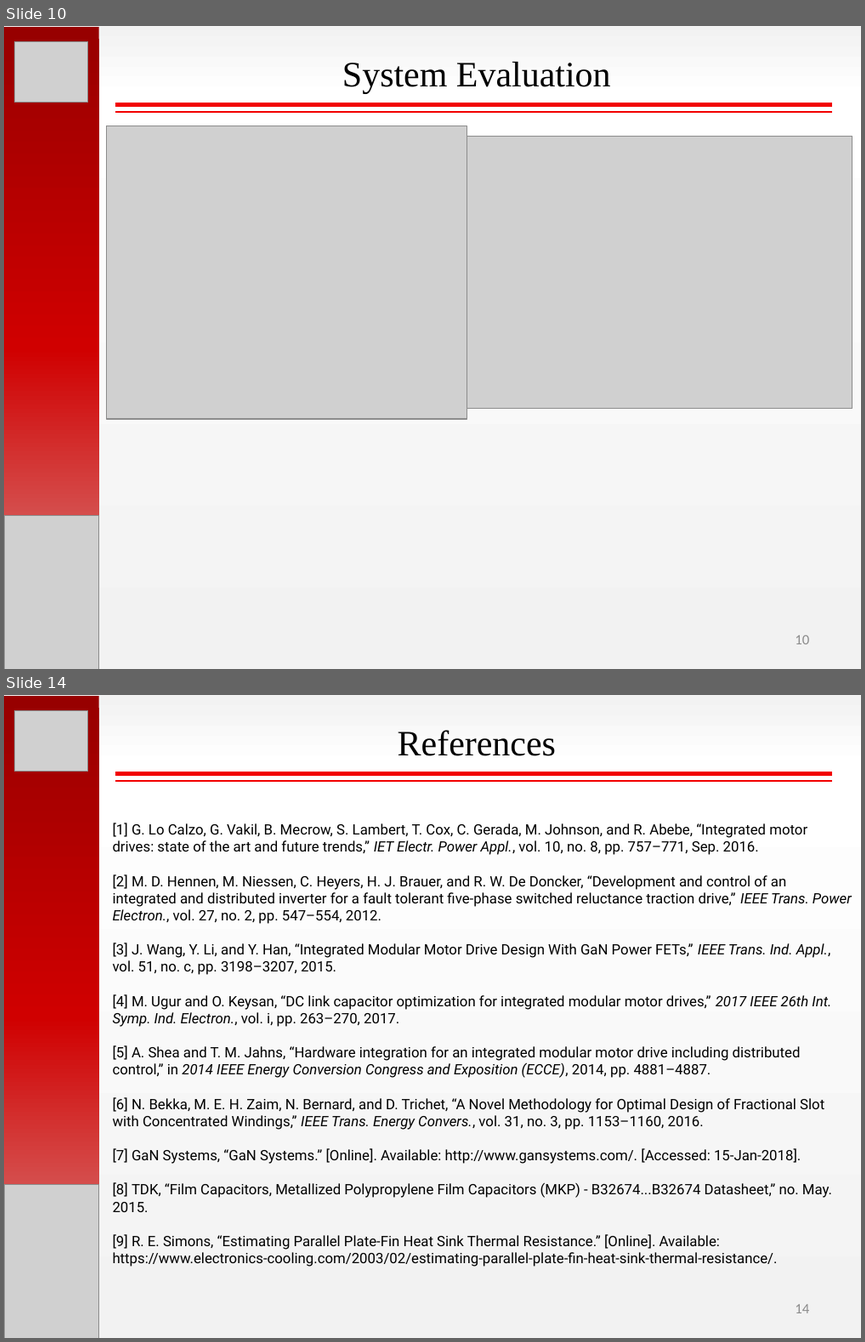
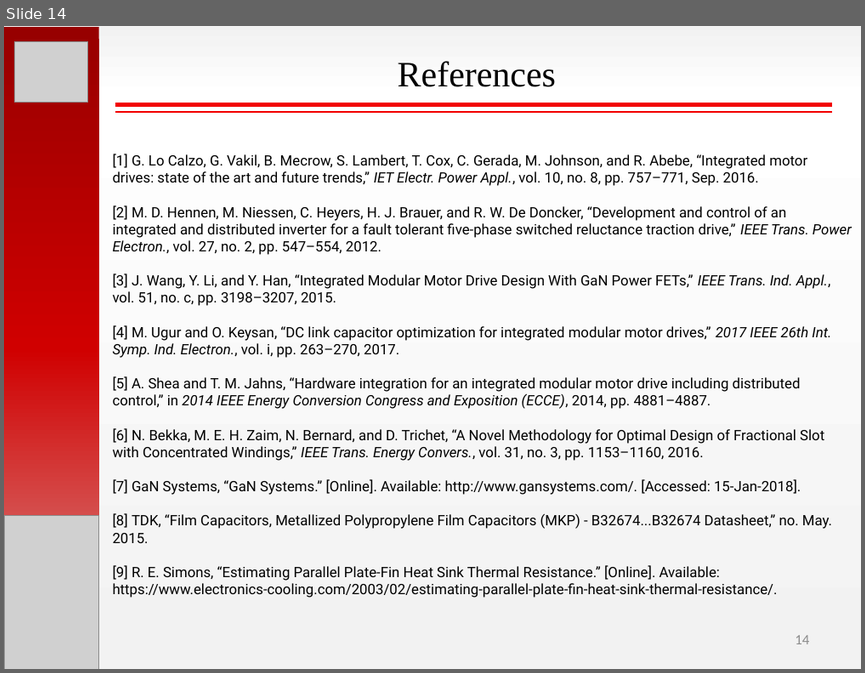
Before and after one commit to hakanpolat/IMMD, a slide deck: Paper/PEMD 2018/Presentation/PEMD2018_OralPres_Mesut_Uğur.pptx. Shown one above the other, each under a label of ours: slides 10 and 14 before the commit, slide 14 after it; the slides between them are not shown. The pictures are 865x1342 and 865x673 pixels, drawn with LibreOffice and Linux fonts; fonts in the diff are those of the drawing; grey boxes stand for pictures. Boxes give left, top, right and bottom in pixels: in the first picture for what was removed or moved away, otherwise in the second. Text is boxed around its words. In the diff, an @@ line names an element or a change of style, - is before the commit and + after.

```diff
--- a/Paper/PEMD 2018/Presentation/PEMD2018_OralPres_Mesut_Uğur.pptx
+++ b/Paper/PEMD 2018/Presentation/PEMD2018_OralPres_Mesut_Uğur.pptx
@@ slide 10 removed at <box>4,26,861,669</box>, background gradient #F2F2F2 to #FFFFFF @@
@@ rectangle removed at <box>4,27,99,669</box> @@
@@ picture removed at <box>15,41,88,102</box> @@
@@ text removed at <box>342,62,611,93</box> @@
-System Evaluation
@@ picture removed at <box>107,126,466,420</box> @@
@@ line removed from (115, 105) to (833, 105) @@
@@ line removed from (115, 112) to (833, 112) @@
@@ picture removed at <box>466,136,852,409</box> @@
@@ picture removed at <box>4,516,98,669</box> @@
@@ page number removed at <box>794,635,809,644</box> @@
-10
```
Also in this commit, not shown: 7 slides changed, 6 slides added, 5 other slides removed, 16 other files.
